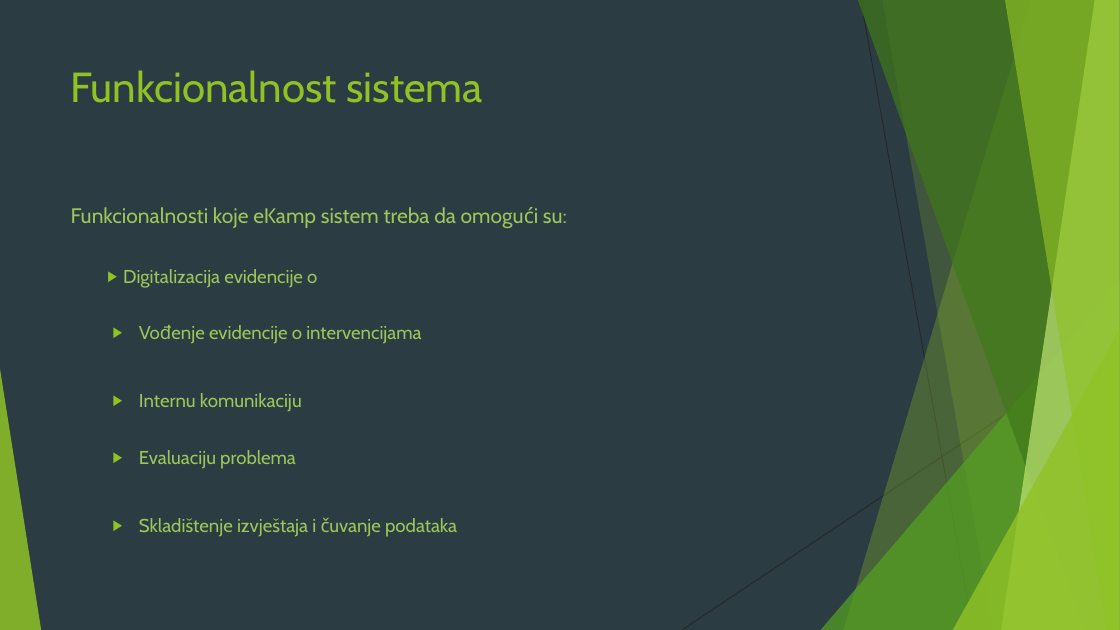
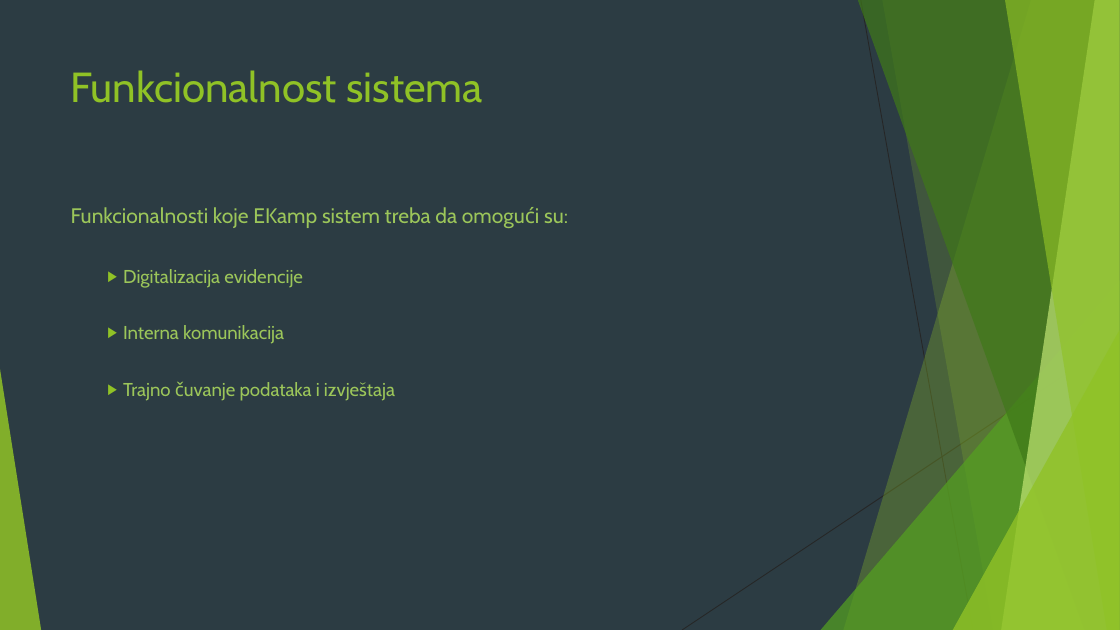
Before and after one commit to dejansimic00/ISZ_DT, a slide deck: slide 16 of EKamp.pptx. Drawn at 1120x630 pixels with LibreOffice and Linux fonts; fonts in the diff are those of the drawing. Boxes give left, top, right and bottom in pixels: in the first picture for what was removed or moved away, otherwise in the second. Text is boxed around its words. In the diff, an @@ line names an element or a change of style, - is before the commit and + after.

```diff
--- a/EKamp.pptx
+++ b/EKamp.pptx
@@ text at [71,207,568,401]: text changed @@
-Funkcionalnosti koje eKamp sistem treba da omogući su:
-  ▶ Digitalizacija evidencije o
-  ▶ Vođenje evidencije o intervencijama
-  ▶ Internu komunikaciju
-  ▶ Evaluaciju problema
-  ▶ Skladištenje izvještaja i čuvanje podataka
+Funkcionalnosti koje EKamp sistem treba da omogući su:
+  ▶ Digitalizacija evidencije
+  ▶ Interna komunikacija
+  ▶ Trajno čuvanje podataka i izvještaja
```
Also in this commit, not shown: 8 other slides changed, 1 other file.
